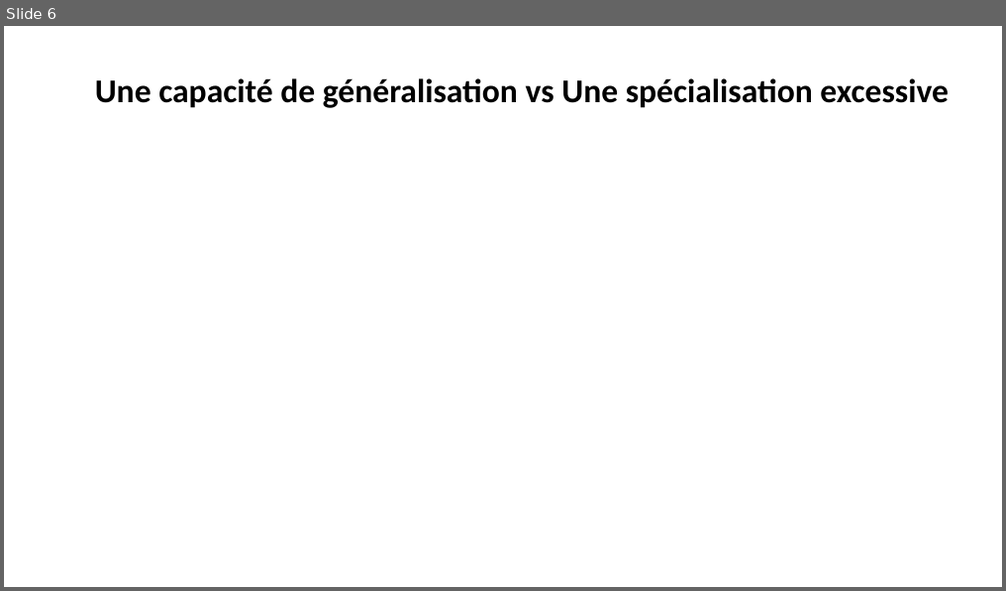
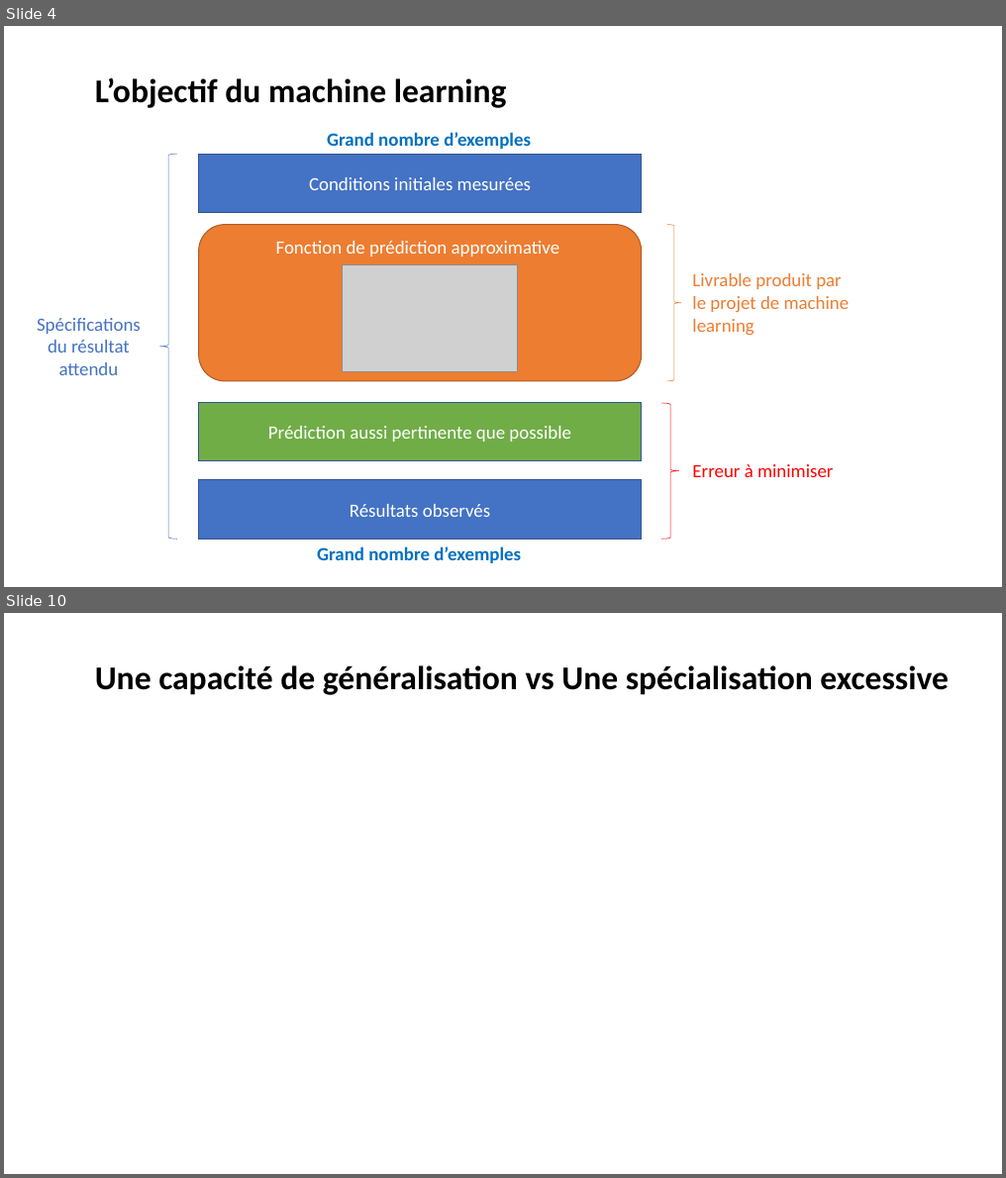
Before and after one commit to laurentprudhon/cours-deeplearning-2020, a slide deck: slides/02_production.pptx. Shown one above the other, each under a label of ours: slide 6 before the commit, slides 4 and 10 after it; the slides between them are not shown. The pictures are 1006x591 and 1006x1178 pixels, drawn with LibreOffice and Linux fonts; fonts in the diff are those of the drawing; grey boxes stand for pictures. Boxes give left, top, right and bottom in pixels: in the first picture for what was removed or moved away, otherwise in the second. Text is boxed around its words. In the diff, an @@ line names an element or a change of style, - is before the commit and + after.

```diff
--- a/slides/02_production.pptx
+++ b/slides/02_production.pptx
@@ slide 4 added at (x1=4, y1=26, x2=1002, y2=587), background #FFFFFF @@
@@ text added at (x1=95, y1=77, x2=507, y2=108), 32 pt, text #000000, bold @@
+L’objectif du machine learning
@@ text added at (x1=327, y1=132, x2=531, y2=149), 18 pt, text #0070C0, bold @@
+Grand nombre d’exemples
@@ left brace added at (x1=159, y1=154, x2=177, y2=540), outline #4472C4 0.5 pt @@
@@ rectangle added at (x1=199, y1=154, x2=642, y2=213), fill #4472C4, outline #325491 1 pt, 18 pt, text #FFFFFF @@
+Conditions initiales mesurées
@@ rounded rectangle added at (x1=199, y1=224, x2=642, y2=380), fill #ED7D31, outline #AF5C24 1 pt, 18 pt, text #FFFFFF @@
+Fonction de prédiction approximative
@@ right brace added at (x1=667, y1=224, x2=681, y2=380), outline #ED7D31 0.5 pt @@
@@ picture added at (x1=343, y1=265, x2=518, y2=372) @@
@@ text added at (x1=692, y1=274, x2=849, y2=335), 18 pt, text #ED7D31 @@
+Livrable produit par le projet de machine learning
@@ text added at (x1=37, y1=318, x2=141, y2=375), 18 pt, text #4472C4 @@
+Spécifications du résultat attendu
@@ rectangle added at (x1=199, y1=402, x2=642, y2=462), fill #70AD47, outline #325491 1 pt, 18 pt, text #FFFFFF @@
+Prédiction aussi pertinente que possible
@@ right brace added at (x1=662, y1=403, x2=679, y2=540), outline #FF0000 0.5 pt @@
@@ text added at (x1=692, y1=465, x2=833, y2=477), 18 pt, text #FF0000 @@
+Erreur à minimiser
@@ rectangle added at (x1=199, y1=480, x2=642, y2=540), fill #4472C4, outline #325491 1 pt, 18 pt, text #FFFFFF @@
+Résultats observés
@@ text added at (x1=317, y1=547, x2=521, y2=564), 18 pt, text #0070C0, bold @@
+Grand nombre d’exemples
@@ what was slide 6 is now slide 10 @@
```
Also in this commit, not shown: 2 slides changed, 5 other slides added, 15 slides removed.
